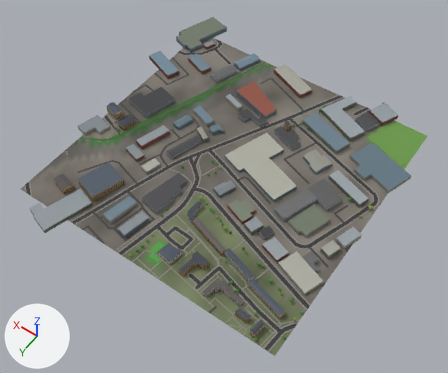
Before and after pictures for a commit that changed the glTF model glasgow-subway/data/city/city_1_5.glb.
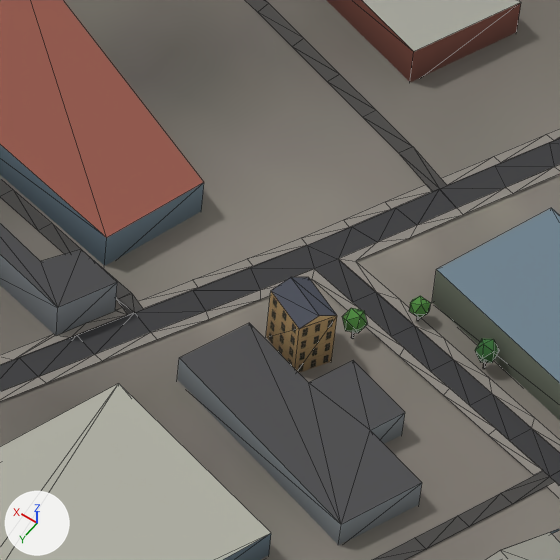
Each version appears first whole from a 50 mm camera at (-3242.0, 318.0, 821.0) aimed at (-2860.0, -216.0, -17.0), and next in a close-up on the part from 57% to 71% of the width and 24% to 41% of the height. Arrows for +X, +Y and +Z are at lower left; the lights stay in place. The first two pictures are the older version. The close-ups show mesh edges as thin lines. Where no turn or scale is listed for an object, it has been applied to the vertices. Vertices at exactly the same position are counted once.

The scene before the commit, as lines of its bpy script (objects in view):
```python
me_buildings_1_5 = bpy.data.meshes.new('buildings_1_5')
me_buildings_1_5.from_pydata(...)  # 1152 vertices, 1420 faces; spans x -275.0..275.0, y -292.0..292.0, z -9.0..9.0
# faces by material slot: [152, 1268]
me_buildings_1_5.materials.append(mat_mat_wall_stone)
me_buildings_1_5.materials.append(mat_mat_wall_plain)
me_roads_1_5 = bpy.data.meshes.new('roads_1_5')
me_roads_1_5.from_pydata(...)  # 2811 vertices, 2787 faces; spans x -250.0..250.0, y -250.0..250.0, z -2.0..2.0
# faces by material slot: [971, 1816]
me_roads_1_5.materials.append(mat_mat_road)
me_roads_1_5.materials.append(mat_mat_pavement)
me_terrain_1_5 = bpy.data.meshes.new('terrain_1_5')
me_terrain_1_5.from_pydata(...)  # 2601 vertices, 5000 faces; spans x -250.0..250.0, y -250.0..250.0, z -2.0..2.0
me_terrain_1_5.materials.append(mat_mat_green)
ob_buildings_1_5 = bpy.data.objects.new('buildings_1_5', me_buildings_1_5)
ob_buildings_1_5.location = (-2841.1, -253.5, 15.6)
ob_roads_1_5 = bpy.data.objects.new('roads_1_5', me_roads_1_5)
ob_roads_1_5.location = (-2850.0, -250.0, 9.4)
ob_terrain_1_5 = bpy.data.objects.new('terrain_1_5', me_terrain_1_5)
ob_terrain_1_5.location = (-2850.0, -250.0, 9.0)
```
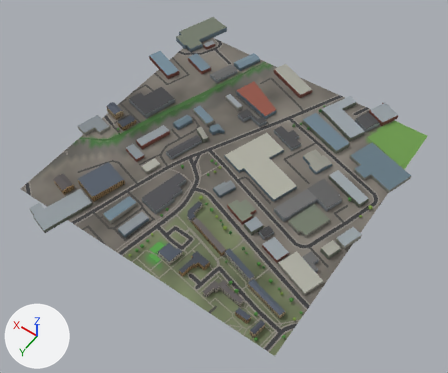
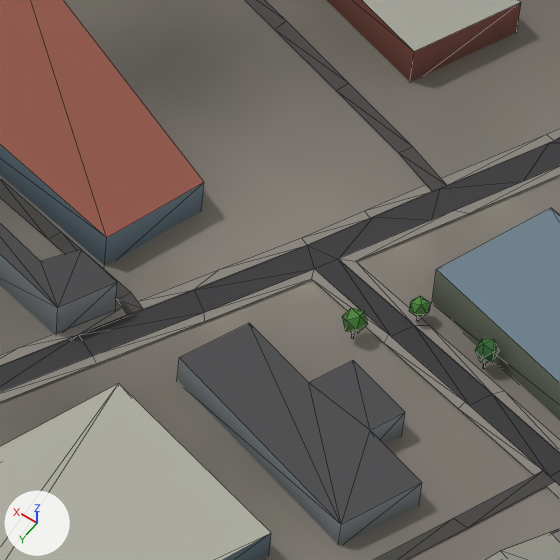
Boxes (x1, y1, x2, y2) around the edits, measured in the close-ups (560 x 560 px):
'buildings_1_5', reshaped, moved
    both: (0, 0, 560, 560)
part 1 of me_buildings_1_5, deleted
    before: (266, 277, 337, 373)

The edits, one by one:
me_buildings_1_5 is used by ob_buildings_1_5; location (-2841.1, -253.5, 15.6).
me_buildings_1_5 had 1152 vertices, 1420 faces and spanned x -275.0..275.0, y -292.0..292.0, z -9.0..9.0.
me_buildings_1_5 now has 828 vertices, 1013 faces and spans x -275.0..275.0, y -292.0..292.0, z -8.0..8.0.
me_buildings_1_5 part 1: the loose piece of 11 vertices spanning x -54.0..-40.0, y -124.0..-111.0, z -7.0..9.0 is deleted.
Other edits to the shape of me_buildings_1_5 do not show in these pictures.
me_roads_1_5 is used by ob_roads_1_5; location (-2850.0, -250.0, 9.4).
me_roads_1_5 had 2811 vertices, 2787 faces and spanned x -250.0..250.0, y -250.0..250.0, z -2.0..2.0.
me_roads_1_5 now has 1400 vertices, 1366 faces and spans x -250.0..250.0, y -250.0..250.0, z -2.0..2.0.
me_roads_1_5 part 2: 119 vertices moved from x -244.0..240.0, y -239.0..249.0, z -2.0..2.0 to x -242.0..240.0, y -225.0..250.0, z -2.0..2.0; 1596 vertices removed from x -249.0..250.0, y -250.0..250.0, z -2.0..2.0; 215 vertices added at x -242.0..250.0, y -250.0..250.0, z -2.0..2.0.
Other edits to the shape of me_roads_1_5 do not show in these pictures.
Object 'buildings_1_5' (ob_buildings_1_5) moves from (-2841.1, -253.5, 15.6) to (-2841.1, -253.5, 15.0).
